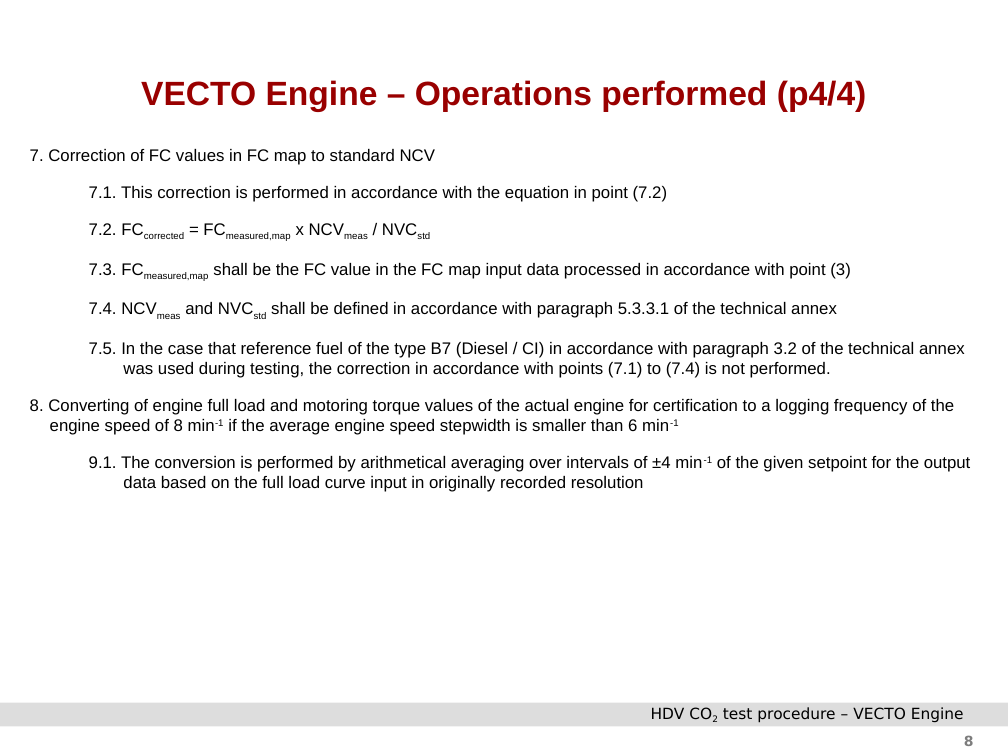
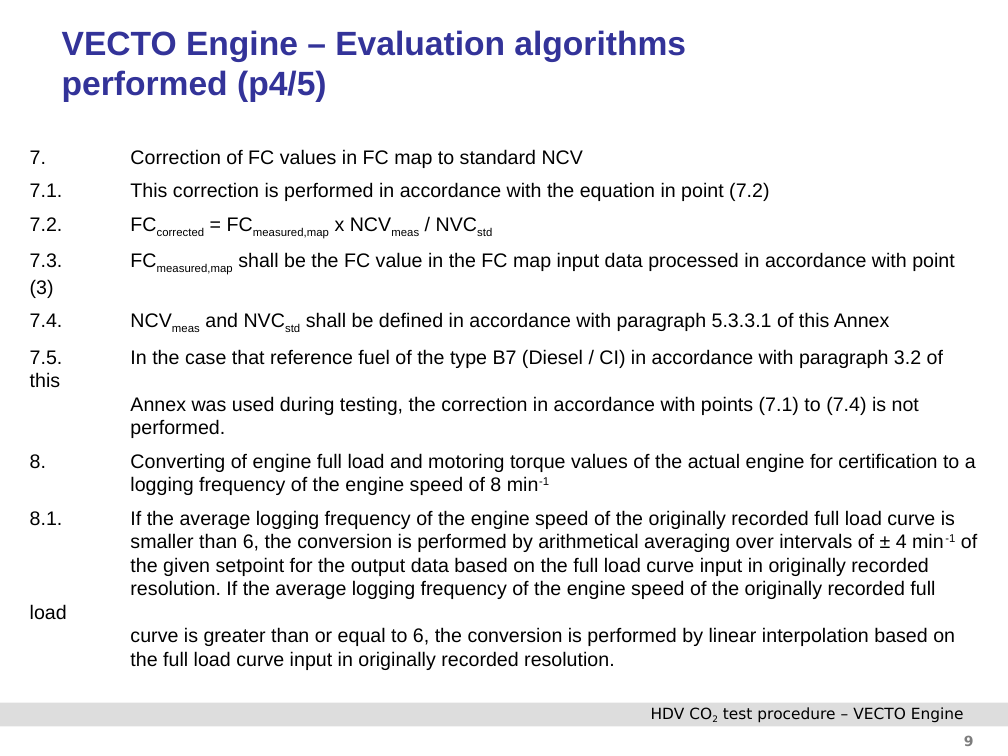
Before and after one commit to NSEE/VECTO_ENGINE_BR, a slide deck: slide 9 of Documentation/TUG_VECTO_Engine_Manual.pptx (slide 8 before the commit). Drawn at 1008x756 pixels with LibreOffice and Linux fonts; fonts in the diff are those of the drawing; background and template pictures are left out. Boxes give left, top, right and bottom in pixels: in the first picture for what was removed or moved away, otherwise in the second. Text is boxed around its words. In the diff, an @@ line names an element or a change of style, - is before the commit and + after.

```diff
--- a/Documentation/TUG_VECTO_Engine_Manual.pptx
+++ b/Documentation/TUG_VECTO_Engine_Manual.pptx
@@ title "VECTO Engine – Evaluation algorithms ..." at (62, 30, 686, 102): vertical alignment middle to top @@
@@ title at (62, 30, 686, 102): text changed; text colour #990000 to #333399 @@
-VECTO Engine – Operations performed (p4/4)
+VECTO Engine – Evaluation algorithms
+performed (p4/5)
@@ text at (30, 149, 955, 275): size 12 to 14 pt in "7. Correction of FC values in FC ...", "7.1. This correction is performed in accordance ...", "7.2. FCcorrected = FCmeasured,map x NCVmeas / ...", "7.3. FCmeasured,map shall be the FC value ..."; less space between paragraphs @@
@@ text at (30, 312, 977, 646): text changed; size 12 to 14 pt @@
-7.4. NCVmeas and NVCstd shall be defined in accordance with paragraph 5.3.3.1 of the technical annex
-7.5. In the case that reference fuel of the type B7 (Diesel / CI) in accordance with paragraph 3.2 of the technical annex
-was used during testing, the correction in accordance with points (7.1) to (7.4) is not performed.
-8. Converting of engine full load and motoring torque values of the actual engine for certification to a logging frequency of the
-engine speed of 8 min-1 if the average engine speed stepwidth is smaller than 6 min-1
-9.1. The conversion is performed by arithmetical averaging over intervals of ±4 min-1 of the given setpoint for the output
-data based on the full load curve input in originally recorded resolution
+7.4. NCVmeas and NVCstd shall be defined in accordance with paragraph 5.3.3.1 of this Annex
+7.5. In the case that reference fuel of the type B7 (Diesel / CI) in accordance with paragraph 3.2 of this
+Annex was used during testing, the correction in accordance with points (7.1) to (7.4) is not
+performed.
+8. Converting of engine full load and motoring torque values of the actual engine for certification to a
+logging frequency of the engine speed of 8 min-1
+8.1. If the average logging frequency of the engine speed of the originally recorded full load curve is
+smaller than 6, the conversion is performed by arithmetical averaging over intervals of ± 4 min-1 of
+the given setpoint for the output data based on the full load curve input in originally recorded
+resolution. If the average logging frequency of the engine speed of the originally recorded full load
+curve is greater than or equal to 6, the conversion is performed by linear interpolation based on
+the full load curve input in originally recorded resolution.
```
Also in this commit, not shown: 8 other slides changed, 3 slides added, 1 other file.
